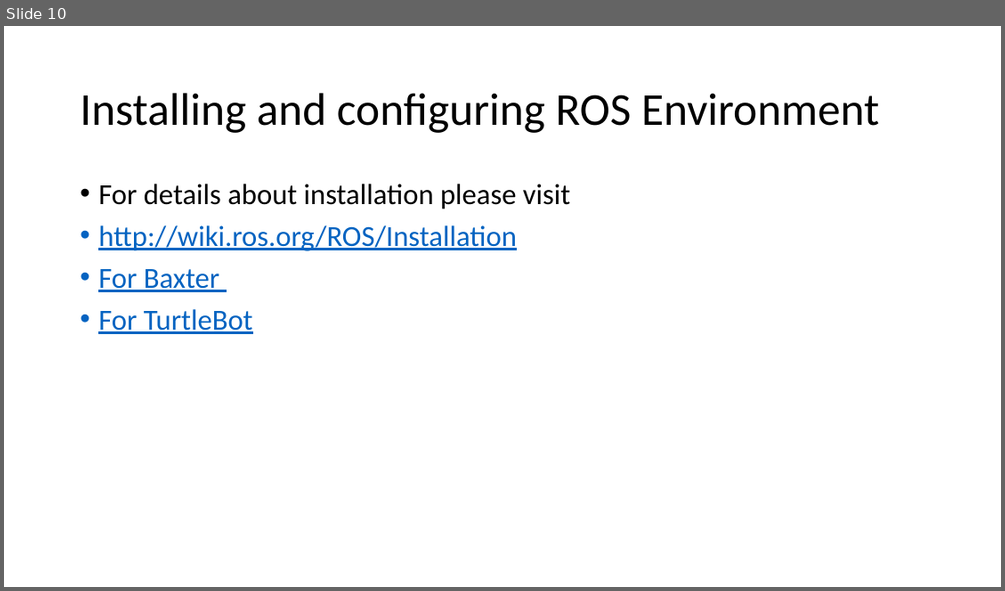
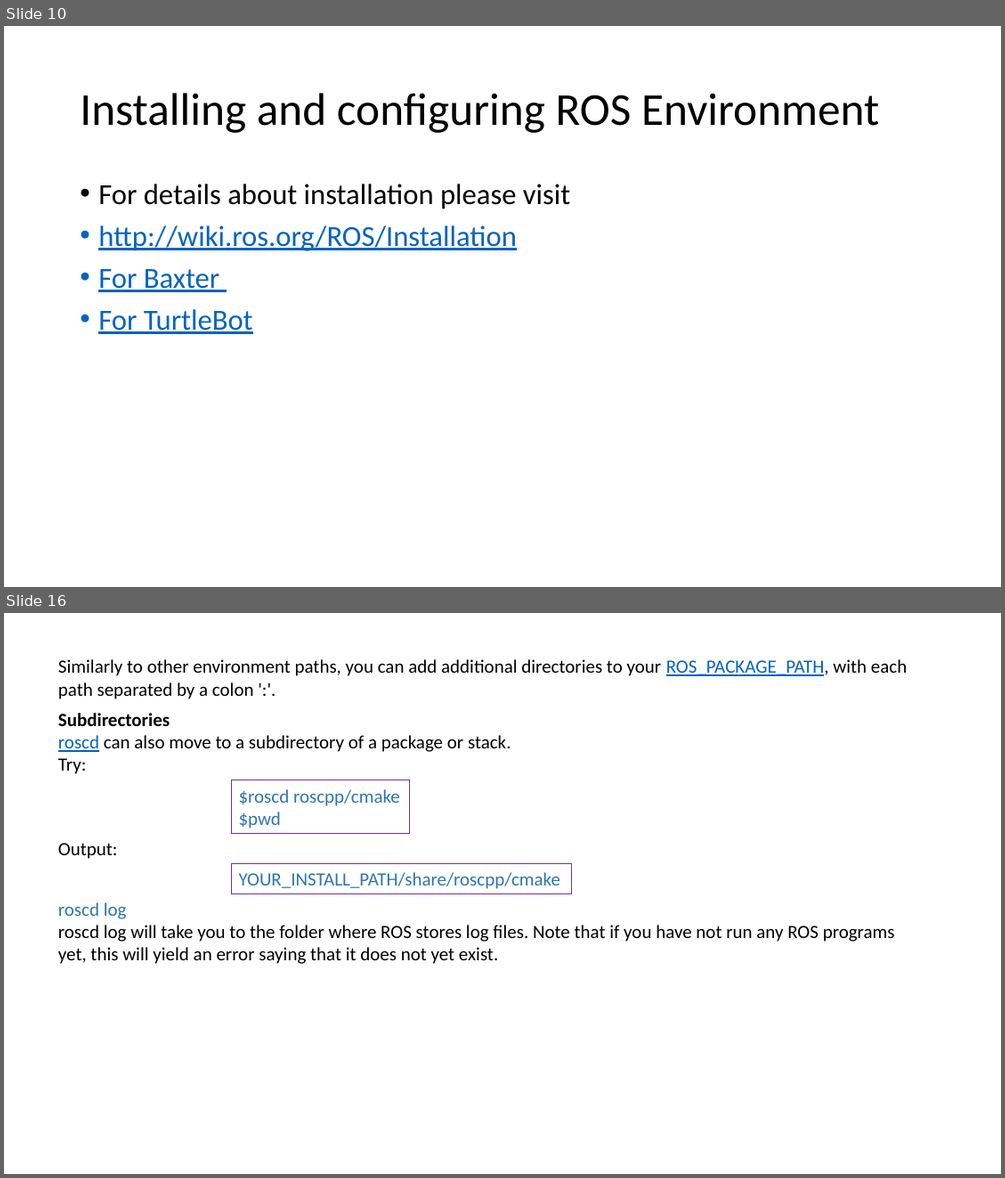
Before and after one commit to vishal-kit/ROS_Lec_1, a slide deck: ROS lec 1.pptx. Shown one above the other, each under a label of ours: slide 10 before the commit, slides 10 and 16 after it; the slides between them are not shown. The pictures are 1005x591 and 1005x1178 pixels, drawn with LibreOffice and Linux fonts; fonts in the diff are those of the drawing. Boxes give left, top, right and bottom in pixels: in the first picture for what was removed or moved away, otherwise in the second. Text is boxed around its words. In the diff, an @@ line names an element or a change of style, - is before the commit and + after.

```diff
--- a/ROS lec 1.pptx
+++ b/ROS lec 1.pptx
@@ slide 16 added at <box>4,613,1001,1174</box>, background #FFFFFF @@
@@ text added at <box>58,659,906,699</box>, 18 pt, text #000000 @@
+Similarly to other environment paths, you can add additional directories to your ROS_PACKAGE_PATH, with each path separated by a colon ':'.
@@ text added at <box>58,713,511,774</box>, 18 pt, text #000000 @@
+Subdirectories
+roscd can also move to a subdirectory of a package or stack.
+Try:
@@ rectangle added at <box>231,780,410,834</box>, outline #7030A0 0.75 pt, 18 pt, text #2E75B6 @@
+$roscd roscpp/cmake
+$pwd
@@ text added at <box>58,843,118,859</box>, 18 pt, text #000000 @@
+Output:
@@ rectangle added at <box>231,863,572,893</box>, outline #7030A0 0.75 pt, 18 pt, text #2E75B6 @@
+YOUR_INSTALL_PATH/share/roscpp/cmake
@@ text added at <box>58,902,895,964</box>, 18 pt, text #000000 @@
+roscd log
+roscd log will take you to the folder where ROS stores log files. Note that if you have not run any ROS programs yet, this will yield an error saying that it does not yet exist.
```
Also in this commit, not shown: 6 other slides added, 1 slide removed.
